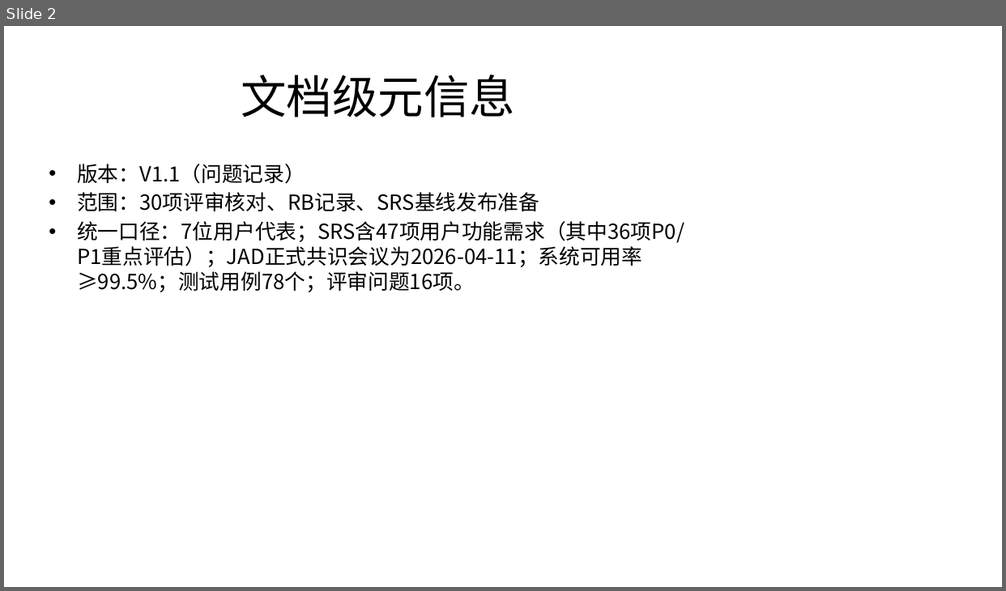
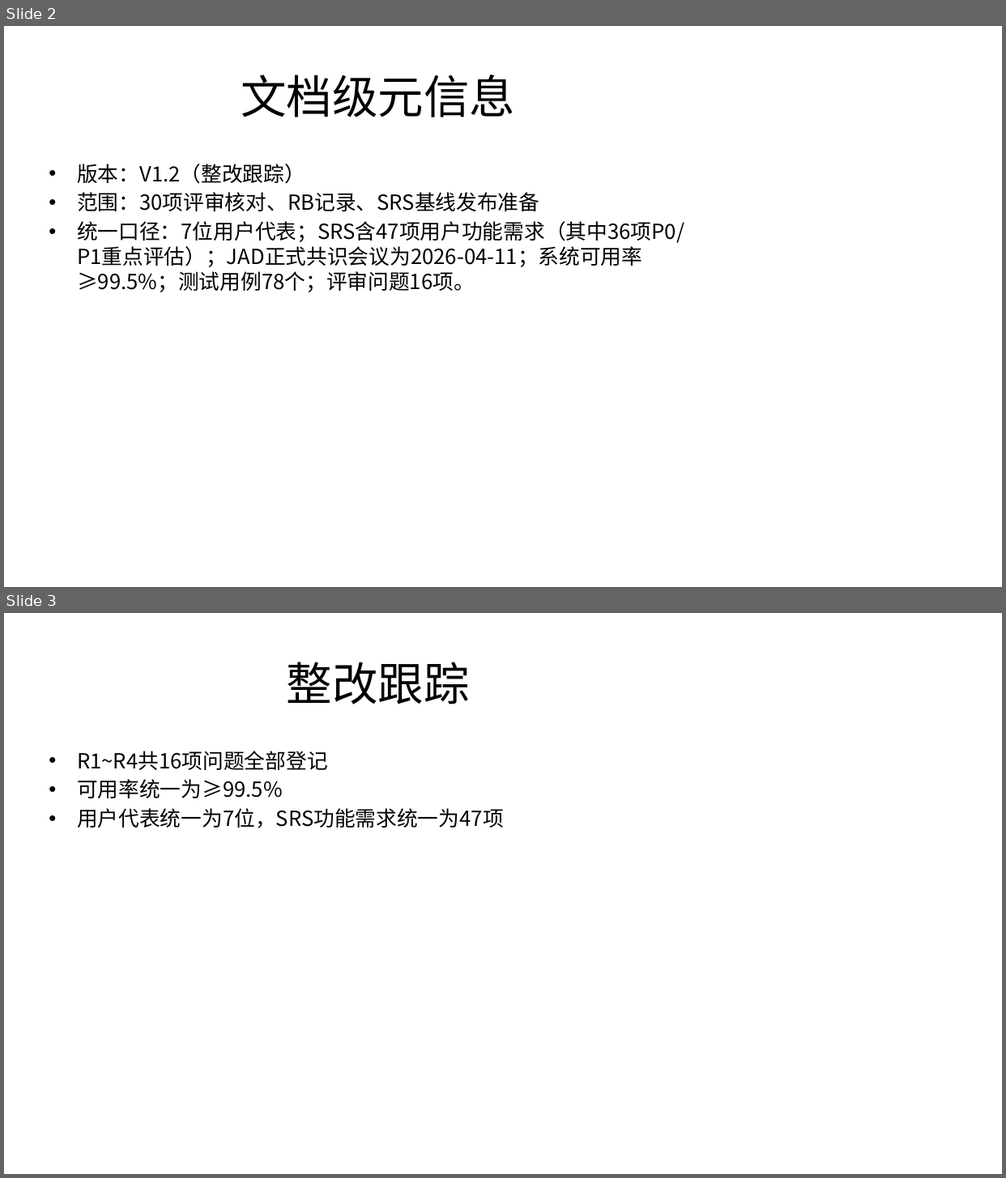
Before and after one commit to yzy1232/docs, a slide deck: 12-评审与基线/评审核对成果展示.pptx. Shown one above the other, each under a label of ours: slide 2 before the commit, slides 2 and 3 after it. The pictures are 1006x591 and 1006x1178 pixels, drawn with LibreOffice and Linux fonts; fonts in the diff are those of the drawing. Boxes give left, top, right and bottom in pixels: in the first picture for what was removed or moved away, otherwise in the second. Text is boxed around its words. In the diff, an @@ line names an element or a change of style, - is before the commit and + after.

Commit message:
docs(review): 跟踪整改并完善基线候选稿

```diff
--- a/12-评审与基线/评审核对成果展示.pptx
+++ b/12-评审与基线/评审核对成果展示.pptx
@@ slide 3 added at [4,613,1002,1174], background #FFFFFF @@
@@ title added at [287,662,470,705], 44 pt, text #000000 @@
+整改跟踪
@@ text added at [77,751,504,828], 20 pt, text #000000 @@
+• R1~R4共16项问题全部登记
+• 可用率统一为≥99.5%
+• 用户代表统一为7位，SRS功能需求统一为47项
@@ slide 2 changed as well @@
@@ text at [77,164,305,184]: text changed @@
-• 版本：V1.1（问题记录）
+• 版本：V1.2（整改跟踪）
```
Also in this commit, not shown: 2 other slides changed, 1 slide removed, 4 other files.
